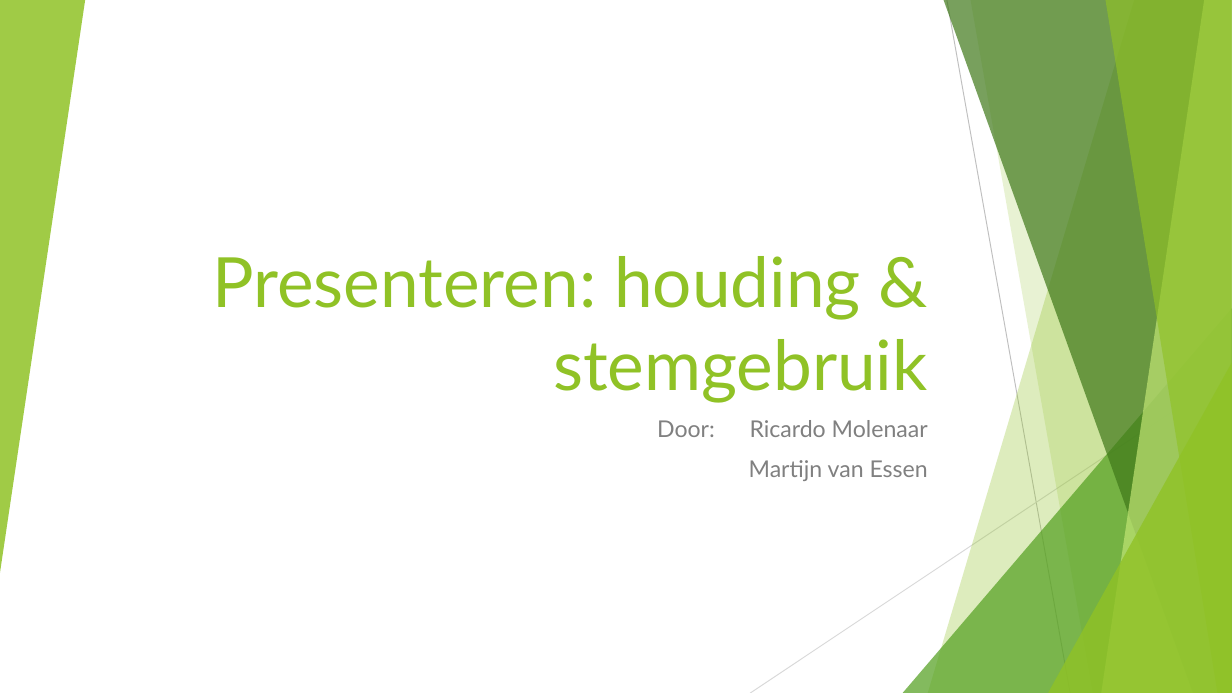
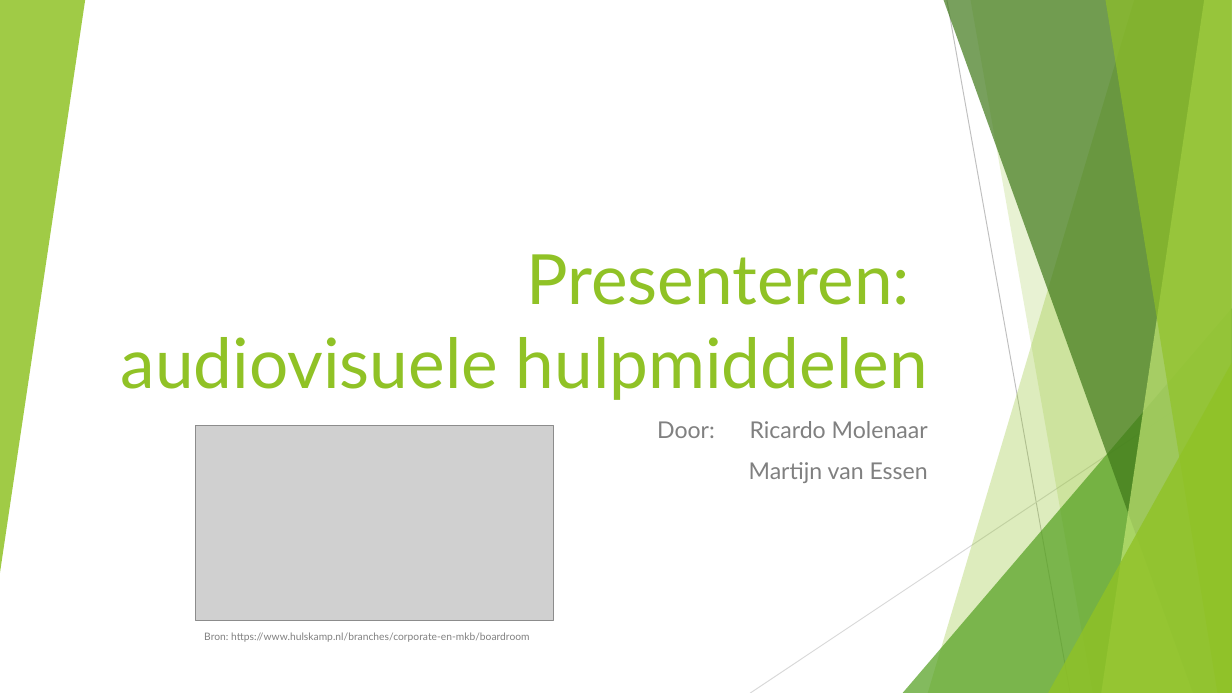
Before and after one commit to Martijnve23/HHS_PROENT-1617, a slide deck: slide 1 of Practicum/Week_6/Presentatie_week_6.pptx. Drawn at 1232x693 pixels with LibreOffice and Linux fonts; fonts in the diff are those of the drawing; grey boxes stand for pictures. Boxes give left, top, right and bottom in pixels: in the first picture for what was removed or moved away, otherwise in the second. Text is boxed around its words. In the diff, an @@ line names an element or a change of style, - is before the commit and + after.

```diff
--- a/Practicum/Week_6/Presentatie_week_6.pptx
+++ b/Practicum/Week_6/Presentatie_week_6.pptx
@@ title at bbox=[121, 254, 928, 400]: text changed @@
-Presenteren: houding & stemgebruik
+Presenteren:
+audiovisuele hulpmiddelen
@@ picture added at bbox=[195, 426, 554, 621] @@
@@ text added at bbox=[204, 632, 530, 642], 8 pt, text #808080 @@
+Bron: https://www.hulskamp.nl/branches/corporate-en-mkb/boardroom
```
Also in this commit, not shown: 2 other slides changed, 4 slides added, 4 slides removed, 1 other file.
